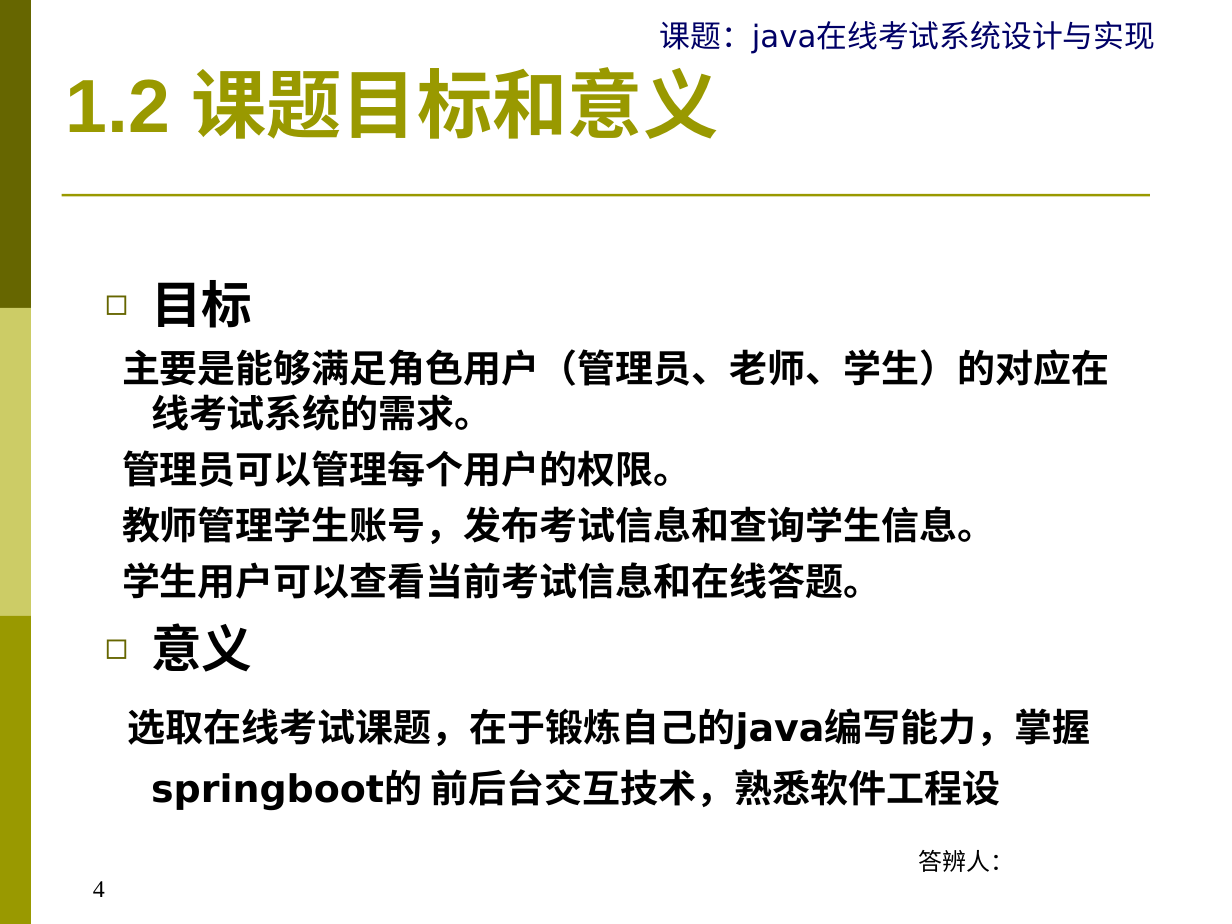
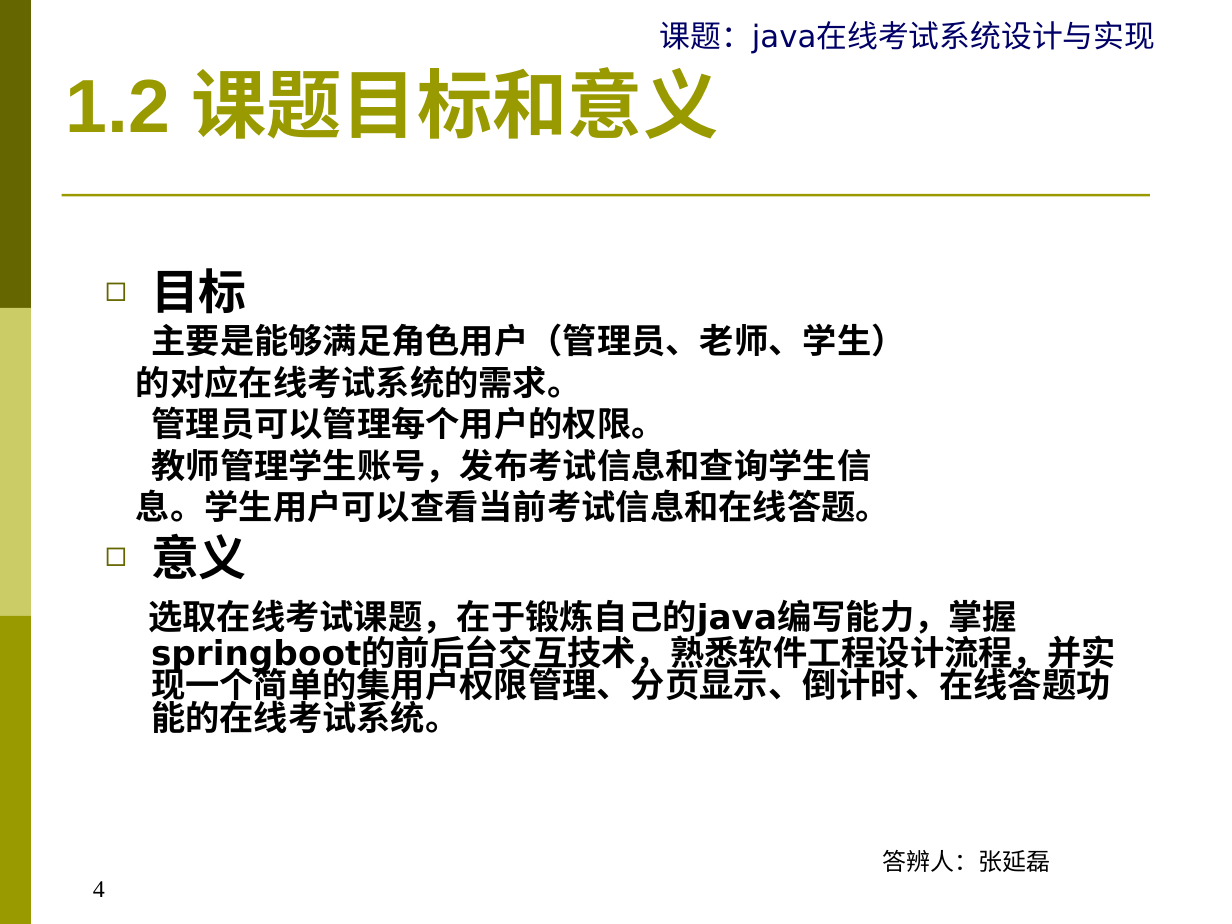
Before and after one commit to zhangylz/sudaonlineexambase, a slide deck: slide 4 of document/YB17270520059张延磊-Java在线考试系统设计与实现V1-20190508.ppt. Drawn at 1232x924 pixels with LibreOffice and Linux fonts; fonts in the diff are those of the drawing. Boxes give left, top, right and bottom in pixels: in the first picture for what was removed or moved away, otherwise in the second. Text is boxed around its words. In the diff, an @@ line names an element or a change of style, - is before the commit and + after.

```diff
--- a/document/YB17270520059张延磊-Java在线考试系统设计与实现V1-20190508.ppt
+++ b/document/YB17270520059张延磊-Java在线考试系统设计与实现V1-20190508.ppt
@@ text at bbox=[151, 268, 665, 580]: size 29.6 to 28 pt in "目标", "意义"; size 22.2 to 20 pt in "管理员可以管理每个用户的权限。"; line spacing 1 to 0.8; less space between paragraphs @@
@@ text at bbox=[136, 323, 905, 398]: text changed; size 22.2 to 20 pt @@
-主要是能够满足角色用户（管理员、老师、学生）的对应在线考试系统的需求。
+主要是能够满足角色用户（管理员、老师、学生）
+的对应在线考试系统的需求。
@@ text at bbox=[136, 448, 890, 522]: text changed; size 22.2 to 20 pt @@
-教师管理学生账号，发布考试信息和查询学生信息。
-学生用户可以查看当前考试信息和在线答题。
+教师管理学生账号，发布考试信息和查询学生信
+息。学生用户可以查看当前考试信息和在线答题。
@@ text at bbox=[148, 599, 1116, 733]: text changed; size 22.2 to 20 pt @@
-选取在线考试课题，在于锻炼自己的java编写能力，掌握springboot的 前后台交互技术，熟悉软件工程设
+选取在线考试课题，在于锻炼自己的java编写能力，掌握springboot的前后台交互技术，熟悉软件工程设计流程，并实现一个简单的集用户权限管理、分页显示、倒计时、在线答题功能的在线考试系统。
@@ text at bbox=[882, 850, 1050, 872]: text changed @@
-答辨人：
+答辨人：张延磊
```
Also in this commit, not shown: 16 other slides changed, 1 slide removed, 1 other file.
